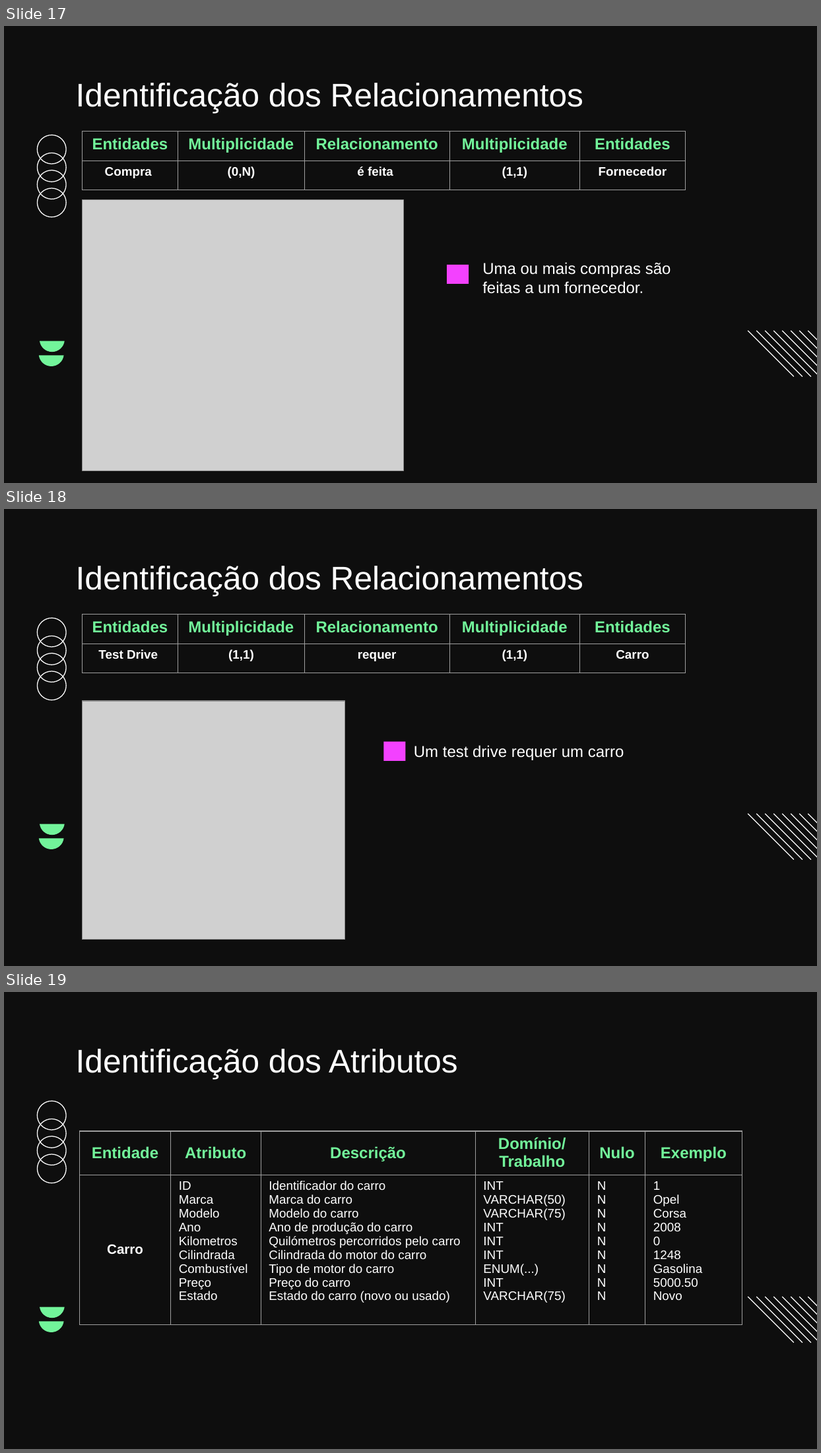
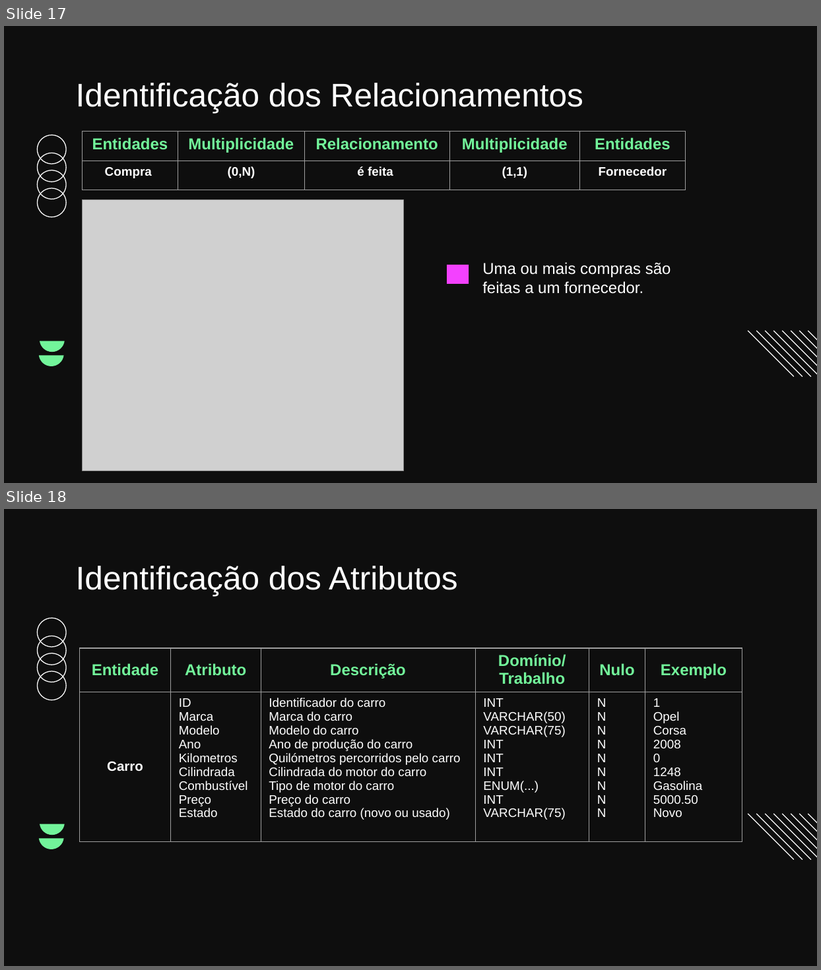
Before and after one commit to 178LaPata/BD_Project, a slide deck: Apresentacao.pptx. Shown one above the other, each under a label of ours: slides 17, 18 and 19 before the commit, slides 17 and 18 after it. The pictures are 821x1453 and 821x970 pixels, drawn with LibreOffice and Linux fonts; fonts in the diff are those of the drawing; grey boxes stand for pictures; background and template pictures are left out. Boxes give left, top, right and bottom in pixels: in the first picture for what was removed or moved away, otherwise in the second. Text is boxed around its words. In the diff, an @@ line names an element or a change of style, - is before the commit and + after.

```diff
--- a/Apresentacao.pptx
+++ b/Apresentacao.pptx
@@ slide 18 removed at <box>4,509,817,966</box>, background picture (left out); not listed: 14 template elements that a slide beside it also shows @@
@@ title removed at <box>76,566,583,595</box> @@
-Identificação dos Relacionamentos
@@ table removed at <box>82,615,684,673</box>, 2 rows, 5 columns @@
-Entidades | Multiplicidade | Relacionamento | Multiplicidade | Entidades
-Test Drive | (1,1) | requer | (1,1) | Carro
@@ picture removed at <box>82,701,345,940</box> @@
@@ rectangle removed at <box>384,741,406,761</box> @@
@@ text removed at <box>414,745,624,760</box> @@
-Um test drive requer um carro
@@ what was slide 19 is now slide 18 @@
```
Also in this commit, not shown: 4 slides changed, 12 slides added, 1 other slide removed, 16 other files.
